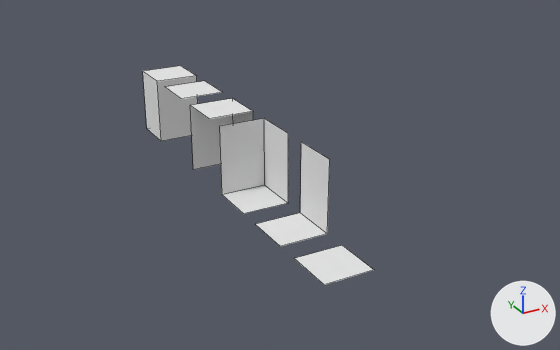
Two versions of the Blender file blender/walls.blend, one commit apart.
Rendered twice from a 50 mm camera at (-15.9, -25.6, 13.6) aimed at (-1.3, 1.0, 0.3). The axes (+X, +Y, +Z) are drawn at lower right. The lights are the same throughout. Mesh edges are drawn as thin lines.
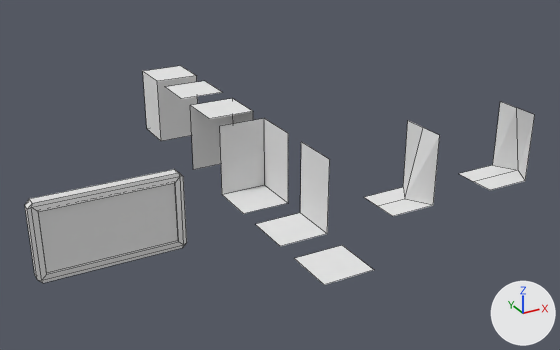
Changed parts and their boxes [x1, y1, x2, y2] in the pictures (560 x 350 px):
'Cube', added: after [25, 169, 187, 283]
'Cube.002', added: after [364, 120, 440, 216]
'Cube.003', added: after [459, 102, 534, 190]

The change, as a list of edits to the scene's bpy script:
```text
Add me_cube_000:
    me_cube_000.from_pydata([(1.0, 1.0, -1.0), (1.0, -1.0, -1.0), (-1.0, -1.0, -1.0), (-1.0, 1.0, -1.0), (1.0, 1.0, 1.0), (1.0, -1.0, 1.0), (0.34, 0.0, -1.0), (-1.0, 0.0, -1.0), (1.0, 0.0, 1.0)], [], [(6, 7, 2, 1), (6, 1, 5, 8), (0, 6, 8, 4), (0, 3, 7, 6)])
    me_cube_000.materials.append(mat_material)  # white #e7e7e7
Add me_cube_002:
    me_cube_002.from_pydata([(1.0, 1.0, -1.0), (1.0, -1.0, -1.0), (-1.0, -1.0, -1.0), (-1.0, 1.0, -1.0), (1.0, 1.0, 1.0), (1.0, -1.0, 1.0), (1.57, 0.0, -1.0), (-1.0, 0.0, -1.0), (1.0, 0.0, 1.0)], [], [(6, 7, 2, 1), (6, 1, 5, 8), (0, 6, 8, 4), (0, 3, 7, 6)])
    me_cube_002.materials.append(mat_material)  # white #e7e7e7
Add me_cube:
    me_cube.from_pydata(...)  # 40 vertices, 42 faces; spans x -2.09..2.12, y -0.38..1.5, z -1.0..1.34
Add ob_cube_002:
    ob_cube_002 = bpy.data.objects.new('Cube.002', me_cube_000)
    ob_cube_002.location = (2.0, -3.0, 1.5)
    ob_cube_002.scale = (1.0, 1.0, 1.5)
Add ob_cube_003:
    ob_cube_003 = bpy.data.objects.new('Cube.003', me_cube_002)
    ob_cube_003.location = (7.0, -3.0, 1.5)
    ob_cube_003.scale = (1.0, 1.0, 1.5)
Add ob_cube:
    ob_cube = bpy.data.objects.new('Cube', me_cube)
    ob_cube.location = (-9.0, 0.0, 0.0)
    ob_cube.scale = (1.39, 0.274, 1.39)
```
